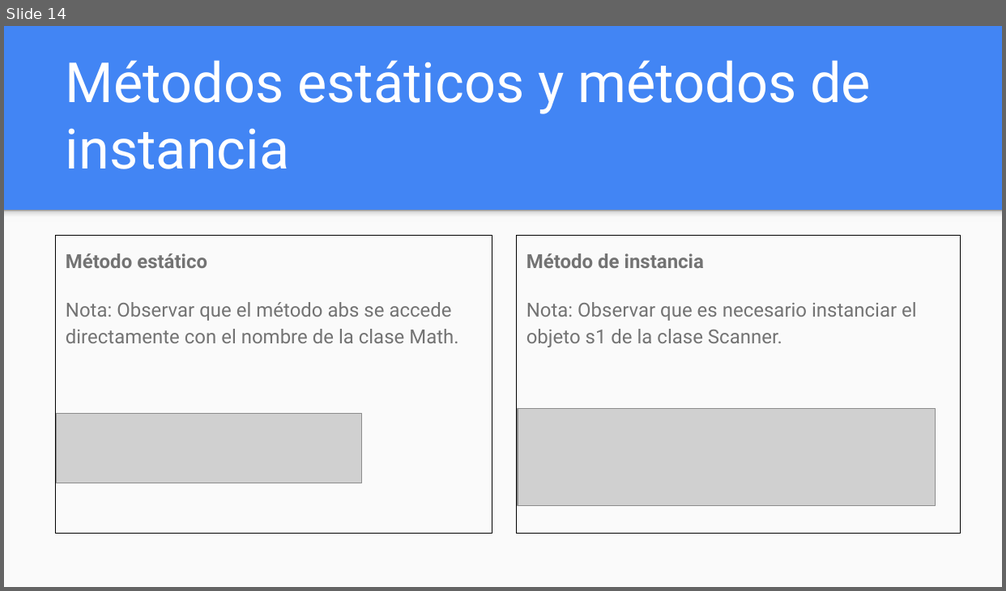
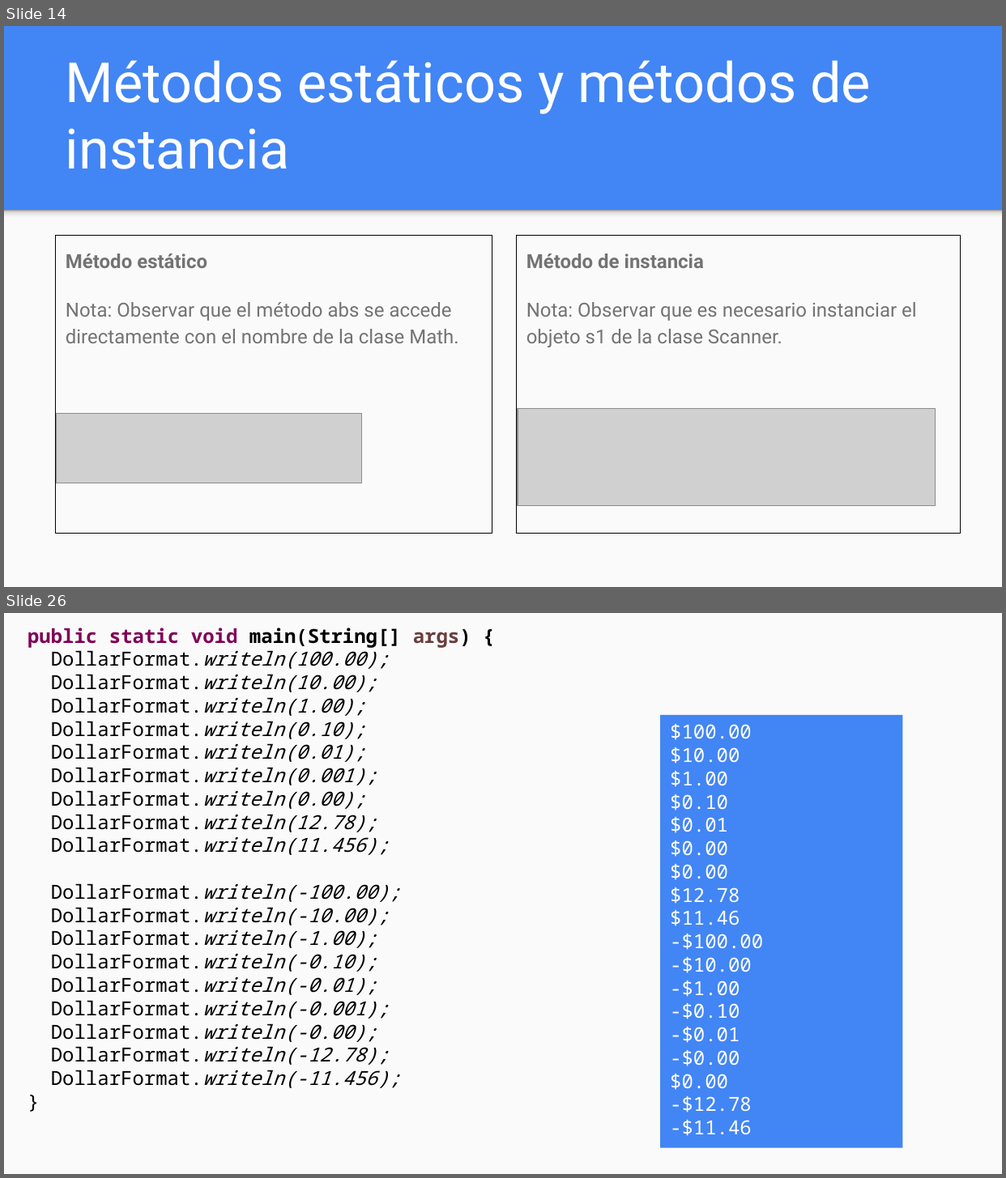
Before and after one commit to OMardil/INFO2, a slide deck: MOD06_Variables_y_metodos_estaticos/01 Presentacion/INFO2_MOD06-Variables_y_metodos_estaticos.pptx. Shown one above the other, each under a label of ours: slide 14 before the commit, slides 14 and 26 after it; the slides between them are not shown. The pictures are 1006x591 and 1006x1178 pixels, drawn with LibreOffice and Linux fonts; fonts in the diff are those of the drawing; grey boxes stand for pictures. Boxes give left, top, right and bottom in pixels: in the first picture for what was removed or moved away, otherwise in the second. Text is boxed around its words. In the diff, an @@ line names an element or a change of style, - is before the commit and + after.

Commit message:
Update Static methods MOD06

```diff
--- a/MOD06_Variables_y_metodos_estaticos/01 Presentacion/INFO2_MOD06-Variables_y_metodos_estaticos.pptx
+++ b/MOD06_Variables_y_metodos_estaticos/01 Presentacion/INFO2_MOD06-Variables_y_metodos_estaticos.pptx
@@ slide 26 added at box(4, 613, 1002, 1174), background #FAFAFA @@
@@ text added at box(27, 628, 471, 1088), 14 pt, text #000000, italic @@
+public static void main(String[] args) {
+DollarFormat.writeln(100.00);
+DollarFormat.writeln(10.00);
+DollarFormat.writeln(1.00);
+DollarFormat.writeln(0.10);
+DollarFormat.writeln(0.01);
+DollarFormat.writeln(0.001);
+DollarFormat.writeln(0.00);
+DollarFormat.writeln(12.78);
+DollarFormat.writeln(11.456);
+DollarFormat.writeln(-100.00);
+DollarFormat.writeln(-10.00);
+DollarFormat.writeln(-1.00);
+DollarFormat.writeln(-0.10);
+DollarFormat.writeln(-0.01);
+DollarFormat.writeln(-0.001);
+DollarFormat.writeln(-0.00);
+DollarFormat.writeln(-12.78);
+DollarFormat.writeln(-11.456);
+}
@@ rectangle added at box(659, 715, 902, 1148), fill #4285F4, 14 pt, text #FFFFFF @@
+$100.00
+$10.00
+$1.00
+$0.10
+$0.01
+$0.00
+$0.00
+$12.78
+$11.46
+-$100.00
+-$10.00
+-$1.00
+-$0.10
+-$0.01
+-$0.00
+$0.00
+-$12.78
+-$11.46
```
Also in this commit, not shown: 14 slides changed, 3 other slides added, 3 slides removed, 22 other files.
